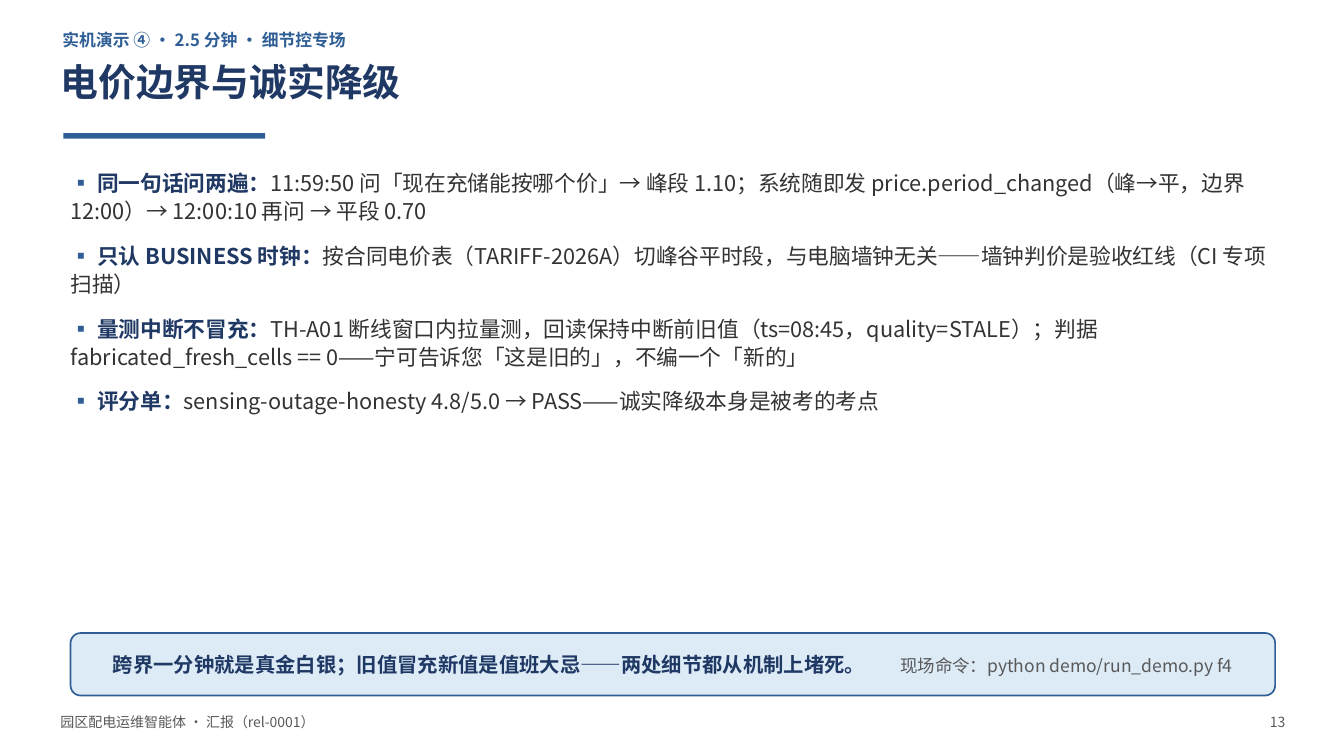
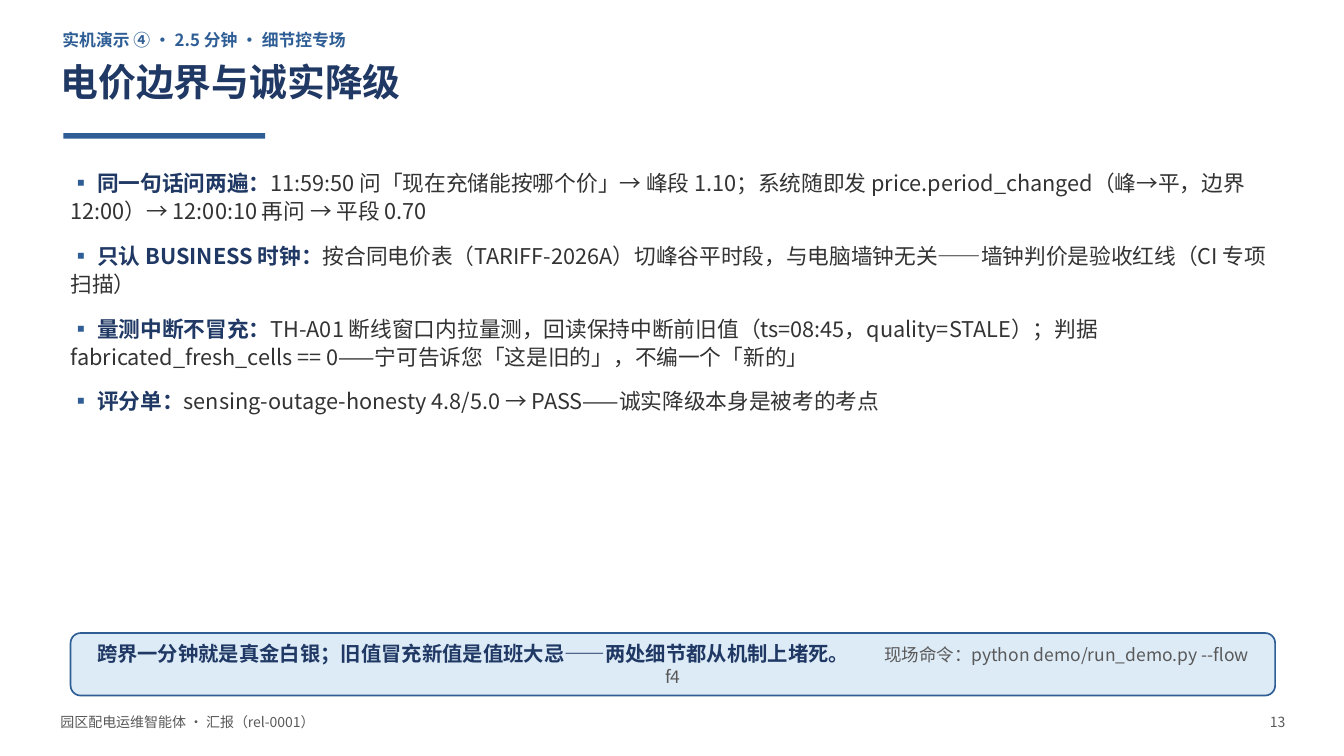
Before and after one commit to feasy898/agentic-factory-projects, a slide deck: slide 13 of peidian-agent/docs/presentation/presentation.pptx. Drawn at 1344x756 pixels with LibreOffice and Linux fonts; fonts in the diff are those of the drawing. Boxes give left, top, right and bottom in pixels: in the first picture for what was removed or moved away, otherwise in the second. Text is boxed around its words. In the diff, an @@ line names an element or a change of style, - is before the commit and + after.

```diff
--- a/peidian-agent/docs/presentation/presentation.pptx
+++ b/peidian-agent/docs/presentation/presentation.pptx
@@ text in rounded rectangle at box(97, 643, 1248, 665): text changed @@
-跨界一分钟就是真金白银；旧值冒充新值是值班大忌——两处细节都从机制上堵死。 现场命令：python demo/run_demo.py f4
+跨界一分钟就是真金白银；旧值冒充新值是值班大忌——两处细节都从机制上堵死。 现场命令：python demo/run_demo.py --flow f4
```
Also in this commit, not shown: 6 other slides changed, 3 other files.
